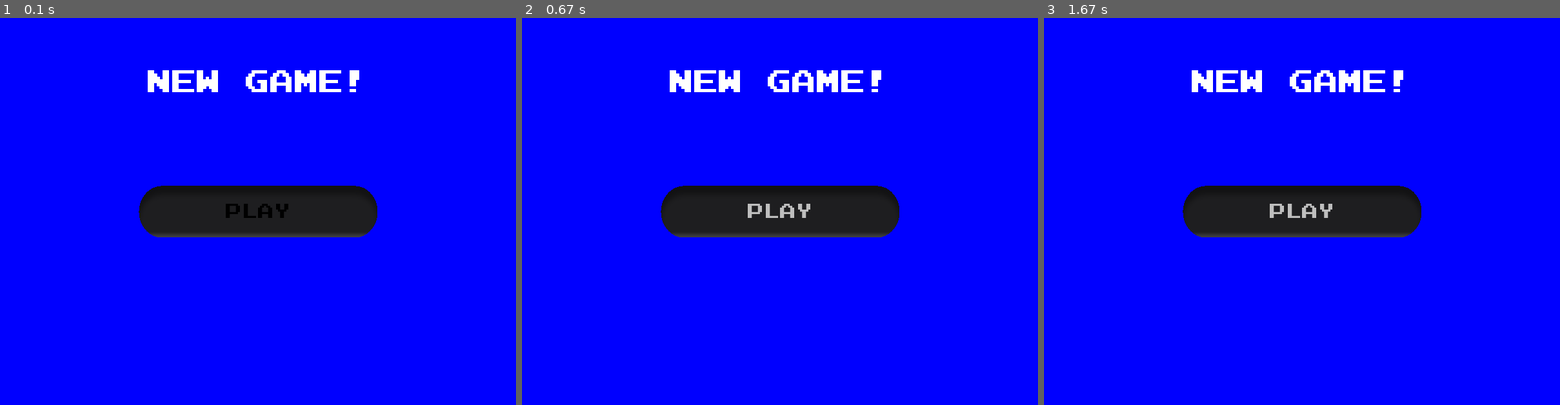
Above: before the commit, frames 1-3 (left to right).
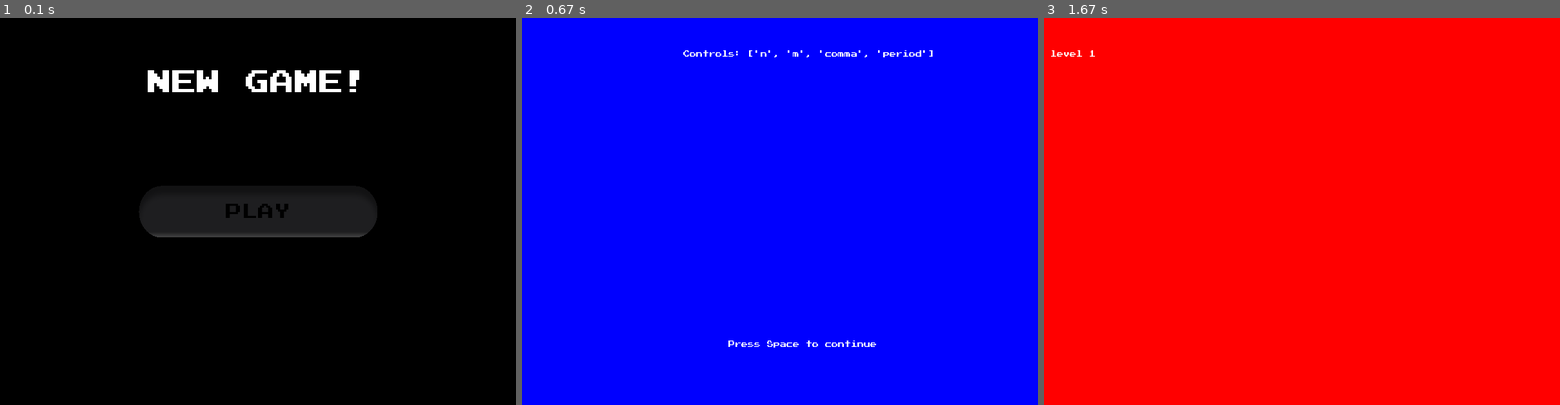
Above: after the commit, the same moments.

Repository: cassiel-st4vr0s/lpc2024
Game: pygame game, started from atividade007/main.py
Two runs of this game, one before a commit and one after it. Both use one fixed random seed, a clock stepped at 60 frames per second and the inputs below.
Inputs:
- Up to frame 1 (0.1 s): no input
- Up to frame 2 (0.67 s): click "PLAY" at 0.38 s
- Up to frame 3 (1.67 s): tap Space at 0.67 s

The runs differ from the first frame. In frame 1, 93% of the frame differs, in the area x 0-100%, y 0-100%; in frame 2, 7.5%; in frame 3, 100%.

Commit message:
Created controls screen and proceed to level 1

Diff:
--- a/atividade007/main.py
+++ b/atividade007/main.py
@@ -1,6 +1,7 @@
 import pygame
 from button import Button
 import sys
+from random import randint
 
 pygame.init()
 pygame.mixer.init()
@@ -55,7 +56,10 @@
                 sys.exit()
             if event.type == pygame.MOUSEBUTTONDOWN:
                 if start_game.check_for_input(menu_mouse_pos):
-                    running = True
+                    keepRunning = True
+                    return keepRunning
+
+
 
         key = pygame.key.get_pressed()
         if key[pygame.K_ESCAPE]:
@@ -64,6 +68,34 @@
 
         pygame.display.update()
 
+#controls settings
+controls_not_shown = True
+def show_controls(level):
+    if level == 1:
+        key_name = ['F5','F6','F7','F8']
+    if level == 2:
+        key_name = ['6','7','8','9']
+    if level == 3:
+        key_name = ['y','u','i','o']
+    if level == 4:
+        key_name = ['h','j','k','l']
+    if level == 5:
+        key_name = ['n','m','comma','period']
+
+    return key_name
+
+stages_passed = 0
+def stage_1():
+    level_1 = get_font(10).render("level 1", True, "white")
+    color = 'red'
+    screen.fill(color)
+    screen.blit(level_1, (10, 50))
+
+
+
+
+level_controls = ['']*5
+main_menu()
 #game loop
 while keepRunning:
     clock = pygame.time.Clock()
@@ -72,14 +104,32 @@
         if event.type == pygame.QUIT:
             keepRunning = False
 
-    screen.fill(color)
-    main_menu()
+    if controls_not_shown:
+        level = randint(1,5)
+        level_controls = show_controls(level)
+        controls_text = get_font(10).render(f'Controls: {level_controls}', True, "white")
+        screen.fill(color)
+        screen.blit(controls_text, (window_width//2-150, window_height//2 - 250))
+        press_space_text = get_font(10).render('Press Space to continue', True, "white")
+        screen.blit(press_space_text, (window_width//2 - 80,window_height-100))
+        controls_not_shown = False
+
+    keys = pygame.key.get_pressed()
+    if keys[pygame.K_SPACE]:
+        stage_1()
+    if keys[pygame.K_ESCAPE]:
+        keepRunning = False
+        pygame.quit()
+        quit()
+
+
+
 
 
 
     keys = pygame.key.get_pressed()
     if keys[pygame.K_ESCAPE]:
-        keepRuning = False
+        keepRunning = False
         pygame.quit()
         quit()
 
